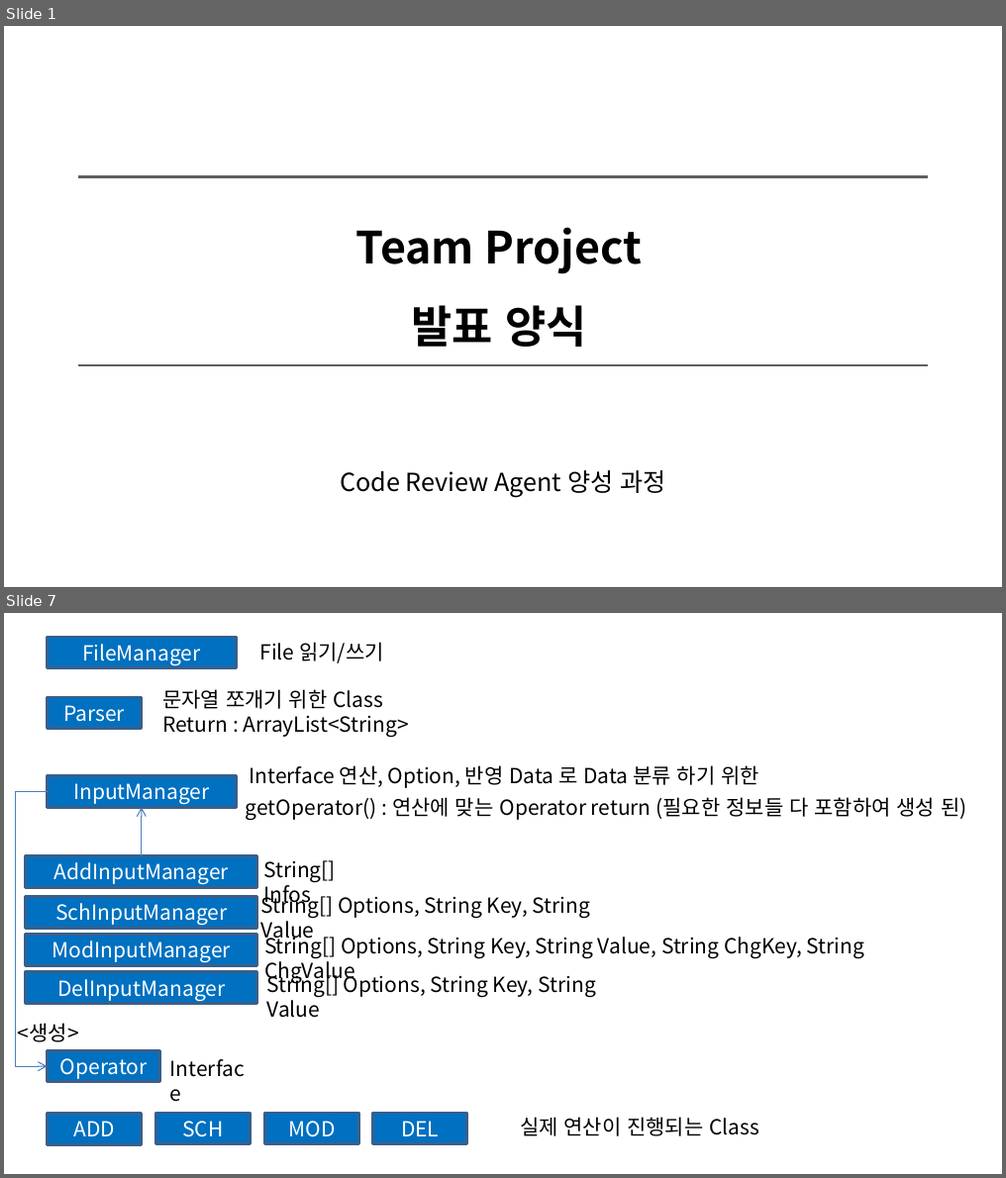
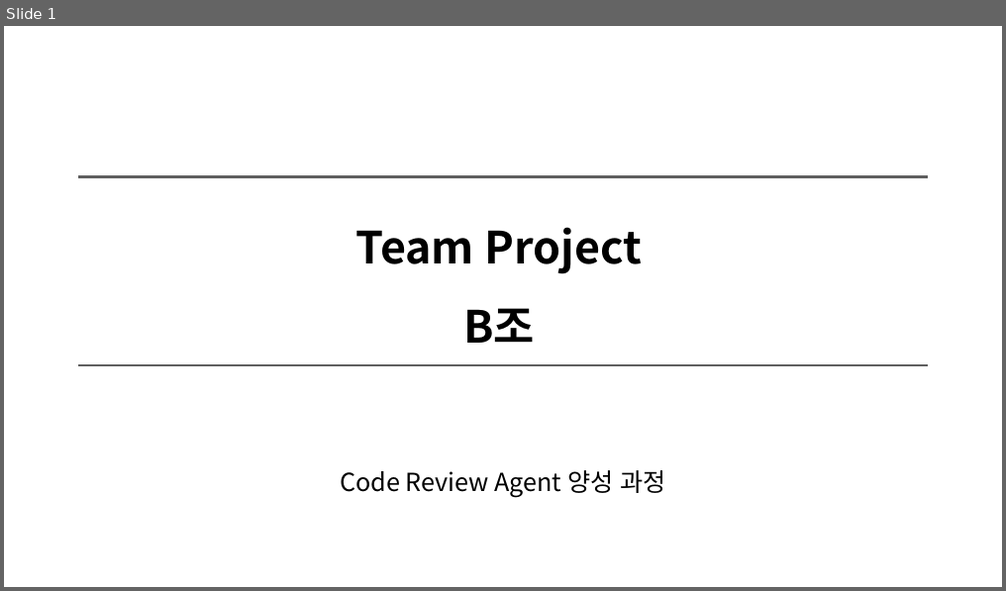
Before and after one commit to Rakjunyang/BeautifulCode, a slide deck: 팀프로젝트＿발표양식_B조.pptx. Shown one above the other, each under a label of ours: slides 1 and 7 before the commit, slide 1 after it; the slides between them are not shown. The pictures are 1006x1178 and 1006x591 pixels, drawn with LibreOffice and Linux fonts; fonts in the diff are those of the drawing. Boxes give left, top, right and bottom in pixels: in the first picture for what was removed or moved away, otherwise in the second. Text is boxed around its words. In the diff, an @@ line names an element or a change of style, - is before the commit and + after.

Commit message:
발표 자료 앞부분 작성 후 upload

```diff
--- a/팀프로젝트＿발표양식_B조.pptx
+++ b/팀프로젝트＿발표양식_B조.pptx
@@ slide 7 removed at box(4, 613, 1002, 1174), background #FFFFFF @@
@@ rectangle removed at box(47, 637, 236, 667) @@
-FileManager
@@ text removed at box(260, 642, 383, 663) @@
-File 읽기/쓰기
@@ rectangle removed at box(47, 697, 141, 728) @@
-Parser
@@ text removed at box(162, 689, 409, 737) @@
-문자열 쪼개기 위한 Class
-Return : ArrayList<String>
@@ rectangle removed at box(47, 775, 236, 807) @@
-InputManager
@@ text removed at box(250, 765, 759, 788) @@
-Interface 연산, Option, 반영 Data 로 Data 분류 하기 위한
@@ elbow arrow removed from (49, 791) to (47, 1066) @@
@@ arrow removed from (142, 857) to (142, 808) @@
@@ text removed at box(246, 797, 967, 820) @@
-getOperator() : 연산에 맞는 Operator return (필요한 정보들 다 포함하여 생성 된)
@@ rectangle removed at box(26, 857, 257, 887) @@
-AddInputManager
@@ text removed at box(263, 861, 336, 907) @@
-String[] Infos
@@ rectangle removed at box(26, 896, 257, 928) @@
-SchInputManager
@@ text removed at box(261, 892, 590, 943) @@
-String[] Options, String Key, String Value
@@ rectangle removed at box(26, 935, 257, 965) @@
-ModInputManager
@@ text removed at box(264, 933, 864, 959) @@
-String[] Options, String Key, String Value, String ChgKey, String ChgValue
@@ rectangle removed at box(26, 972, 257, 1003) @@
-DelInputManager
@@ text removed at box(267, 971, 595, 1018) @@
-String[] Options, String Key, String Value
@@ text removed at box(18, 1023, 79, 1043) @@
-<생성>
@@ rectangle removed at box(47, 1052, 159, 1082) @@
-Operator
@@ text removed at box(160, 1052, 263, 1086) @@
-Interface
@@ rectangle removed at box(47, 1114, 141, 1145) @@
-ADD
@@ rectangle removed at box(155, 1113, 250, 1144) @@
-SCH
@@ rectangle removed at box(264, 1113, 358, 1144) @@
-MOD
@@ rectangle removed at box(373, 1113, 467, 1144) @@
-DEL
@@ text removed at box(520, 1117, 760, 1137) @@
-실제 연산이 진행되는 Class
@@ slide 1 changed as well @@
@@ text at box(356, 227, 642, 343): text changed @@
-Team Project
-발표 양식
+Team Project
+B조
```
Also in this commit, not shown: 2 other slides changed, 7 slides added, 7 other slides removed.
